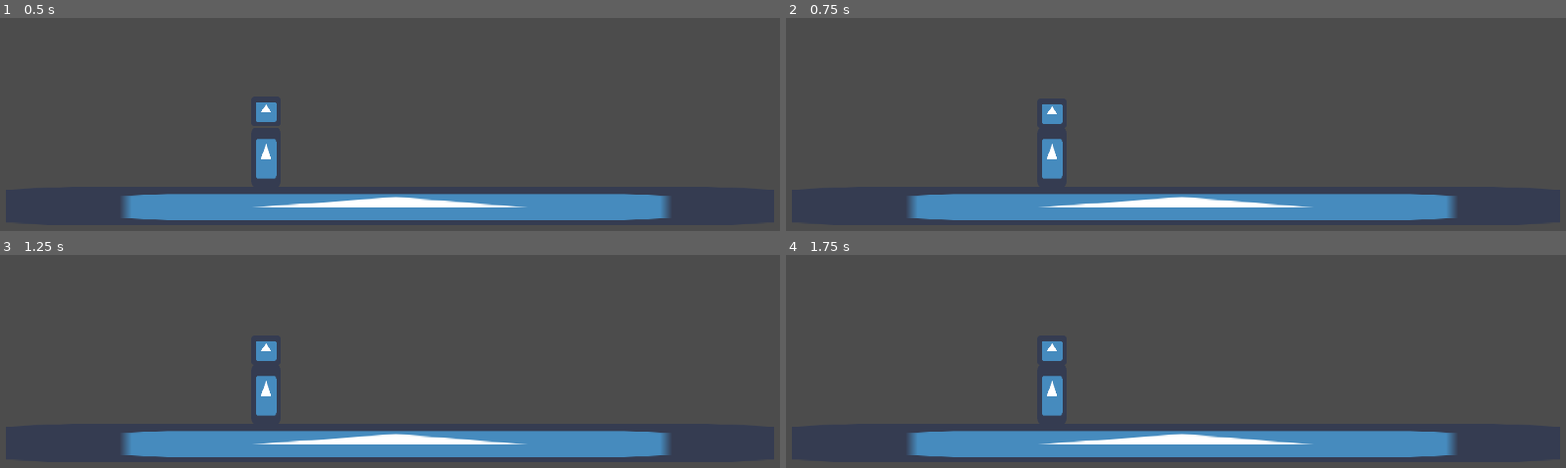
Above: before the commit, frames 1-4 (two rows, left to right).
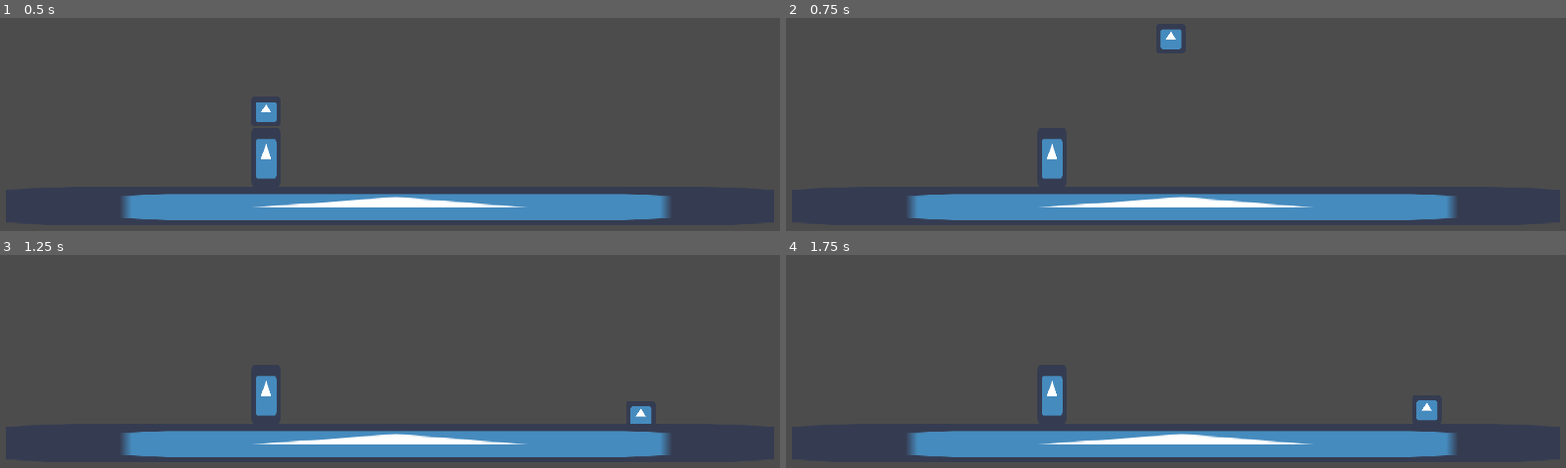
Above: after the commit, the same moments.

Repository: RemyIsCool/Carrying-Thing-Game
Game: Godot game, scene res://Scenes/TestScene.tscn
Same seed, same stepped clock (60 frames per second), same inputs: the game is played once before the commit and once after it. The engine's default icon, where the game draws it, is replaced by a stand-in: a white triangle on a blue panel in a dark square.
Inputs:
- Up to frame 1 (0.5 s): no input
- Up to frame 2 (0.75 s): tap Enter (ui_accept) at 0.5, 0.6 s
- Up to frame 3 (1.25 s): tap Enter (ui_accept) at 0.77, 1.07 s
- Up to frame 4 (1.75 s): tap Enter (ui_accept) at 1.35, 1.52 s

Frame 1 is identical in both runs. In frame 2, 0.5% of the frame differs, in the area x 32-51%, y 5-50%; in frame 3, 0.5%; in frame 4, 0.5%, in the area x 32-84%, y 40-78%.

Commit message:
Make it so you can throw

Diff:
--- a/Scenes/Player.gd
+++ b/Scenes/Player.gd
@@ -28,10 +28,11 @@
 	movement()
 	velocity = move_and_slide(velocity, Vector2.UP)
 
-	## This is my code
+	## This is my code (oh i will refactor this later lol)
 
 	if Input.is_action_just_pressed("ui_accept") and $PickupCollider.overlaps_body(get_parent().get_node("./PickUp")):
 		get_parent().get_node("./PinJoint2D").node_b = ""
+		get_parent().get_node("./PickUp").apply_central_impulse(Vector2(1, -1) * 300)
 
 	## This is more of somebody else's code that i found on github
 
--- a/Scenes/TestScene.tscn
+++ b/Scenes/TestScene.tscn
@@ -24,6 +24,7 @@
 [node name="PickUp" type="RigidBody2D" parent="."]
 position = Vector2( 147, 170 )
 mode = 2
+gravity_scale = 10.0
 
 [node name="CollisionShape2D" type="CollisionShape2D" parent="PickUp"]
 shape = SubResource( 1 )
